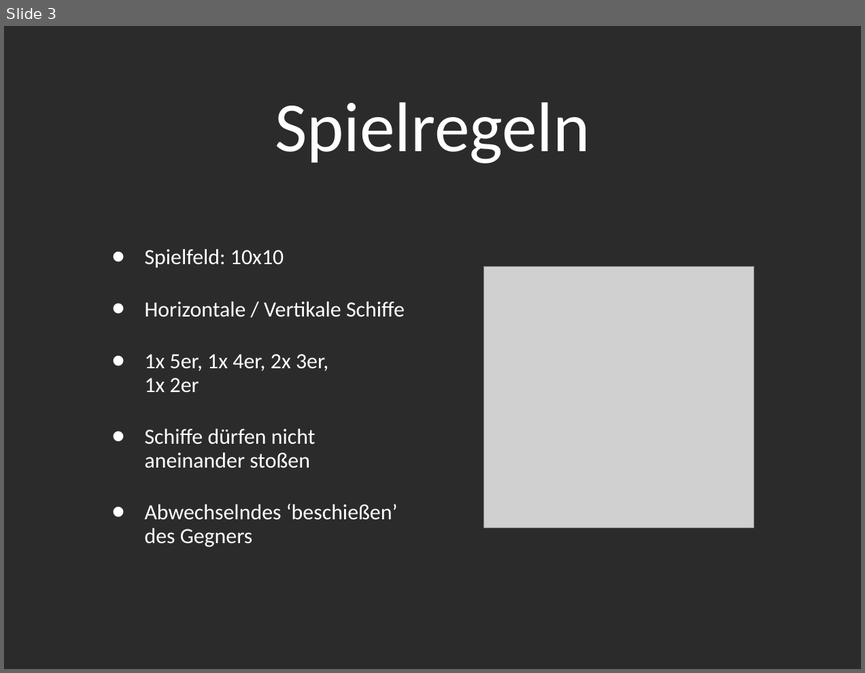
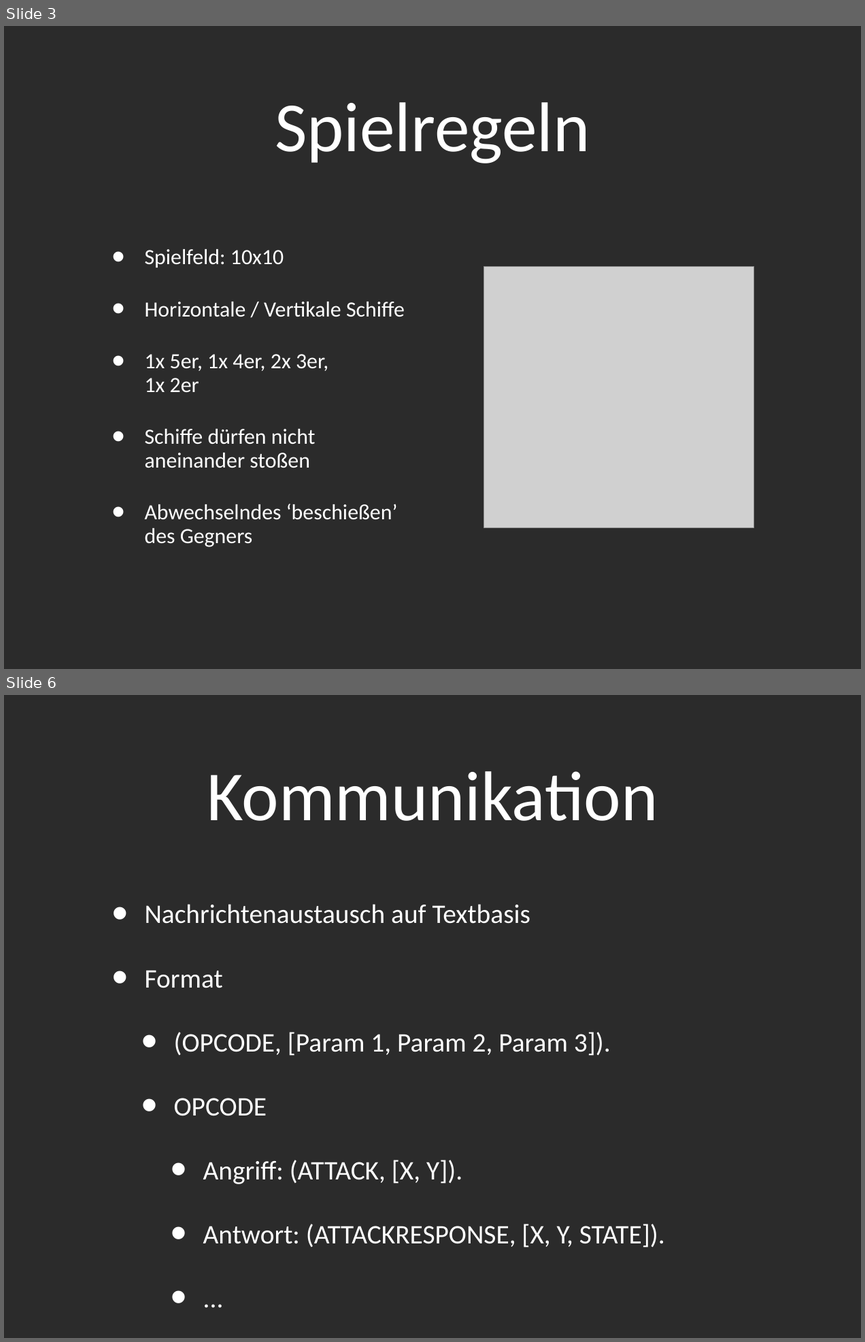
Before and after one commit to novac045/ai-battleship, a slide deck: Präsentation/Presentation_PPT.ppt. Shown one above the other, each under a label of ours: slide 3 before the commit, slides 3 and 6 after it; the slides between them are not shown. The pictures are 865x673 and 865x1342 pixels, drawn with LibreOffice and Linux fonts; fonts in the diff are those of the drawing; grey boxes stand for pictures; background and template pictures are left out; a plain dark background stands for a picture behind light text. Boxes give left, top, right and bottom in pixels: in the first picture for what was removed or moved away, otherwise in the second. Text is boxed around its words. In the diff, an @@ line names an element or a change of style, - is before the commit and + after.

```diff
--- a/Präsentation/Presentation_PPT.ppt
+++ b/Präsentation/Presentation_PPT.ppt
@@ slide 6 added at [4, 695, 861, 1338], background picture (left out) @@
@@ title added at [207, 771, 658, 821], 84 pt, text #FFFFFF @@
+Kommunikation
@@ text added at [145, 904, 665, 1247], 32 pt, text #FFFFFF @@
+• Nachrichtenaustausch auf Textbasis
+• Format
+  • (OPCODE, [Param 1, Param 2, Param 3]).
+  • OPCODE
+    • Angriff: (ATTACK, [X, Y]).
+    • Antwort: (ATTACKRESPONSE, [X, Y, STATE]).
+    • ...
```
Also in this commit, not shown: 1 slide changed, 5 other slides added, 1 slide removed, 1 other file.
